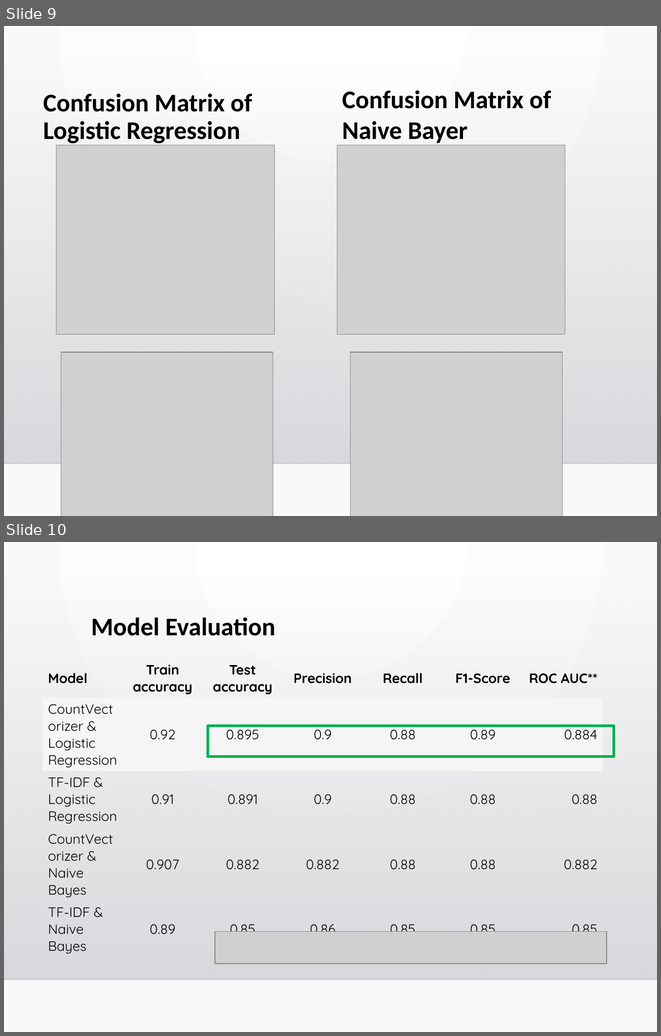
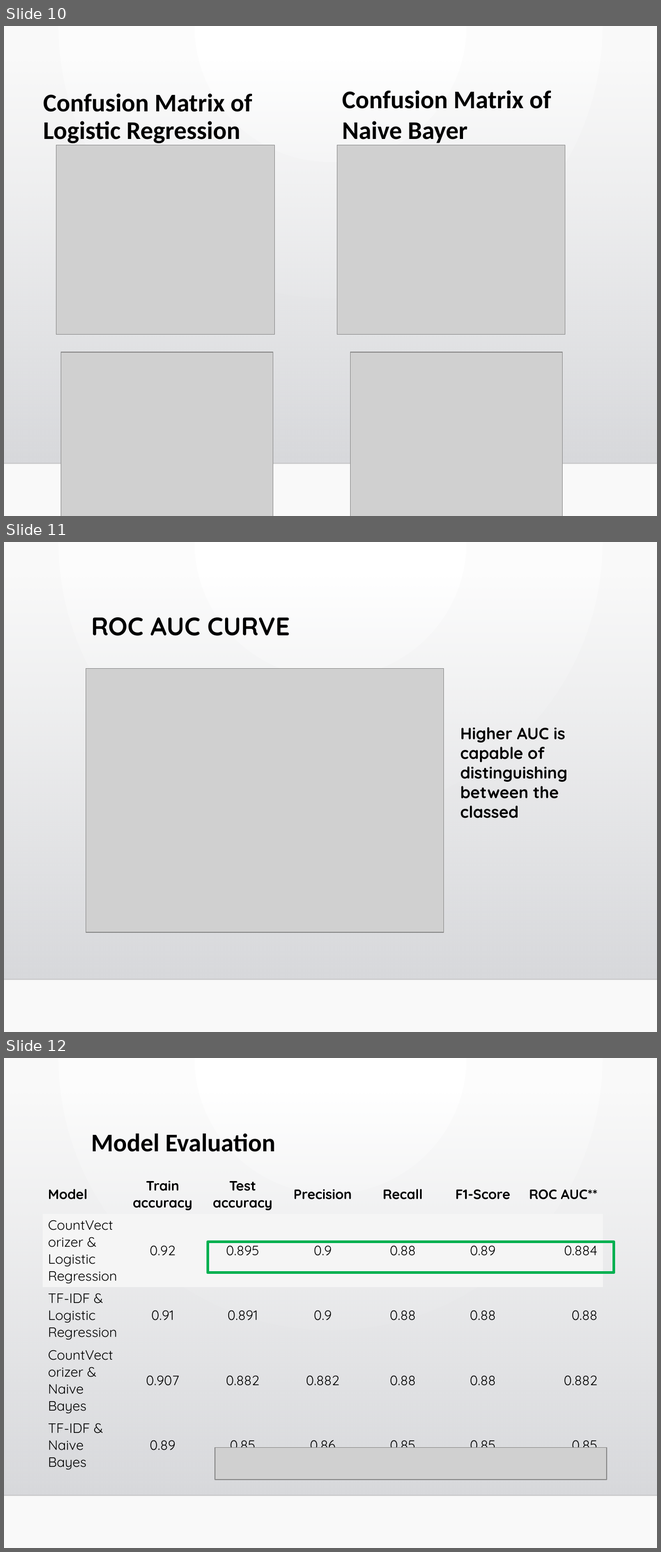
Before and after one commit to anshudatascience/dsi_projects, a slide deck: project_3/NLP_Classification.pptx. Shown one above the other, each under a label of ours: slides 9 and 10 before the commit, slides 10, 11 and 12 after it. The pictures are 661x1036 and 661x1552 pixels, drawn with LibreOffice and Linux fonts; fonts in the diff are those of the drawing; grey boxes stand for pictures; background and template pictures are left out. Boxes give left, top, right and bottom in pixels: in the first picture for what was removed or moved away, otherwise in the second. Text is boxed around its words. In the diff, an @@ line names an element or a change of style, - is before the commit and + after.

```diff
--- a/project_3/NLP_Classification.pptx
+++ b/project_3/NLP_Classification.pptx
@@ slide 11 added at [4, 542, 657, 1032], background gradient #FFFFFF to #FAFAFA; not listed: 2 template elements that a slide beside it also shows @@
@@ title added at [91, 617, 290, 636], 28 pt, text #000000, bold @@
+ROC AUC CURVE
@@ picture added at [86, 669, 444, 933] @@
@@ text added at [460, 727, 567, 818], 18 pt, text #000000, bold @@
+Higher AUC is capable of distinguishing between the classed
@@ what was slide 9 is now slide 10 @@
@@ what was slide 10 is now slide 12 @@
```
Also in this commit, not shown: 1 other slide added, 1 other file.
